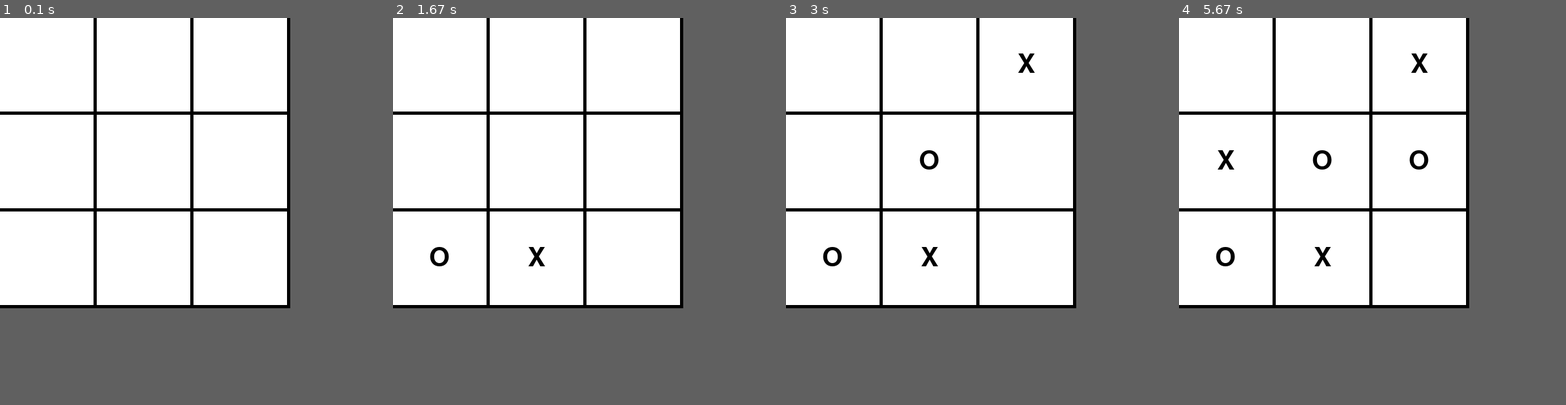
Above: before the commit, frames 1-4 (left to right).
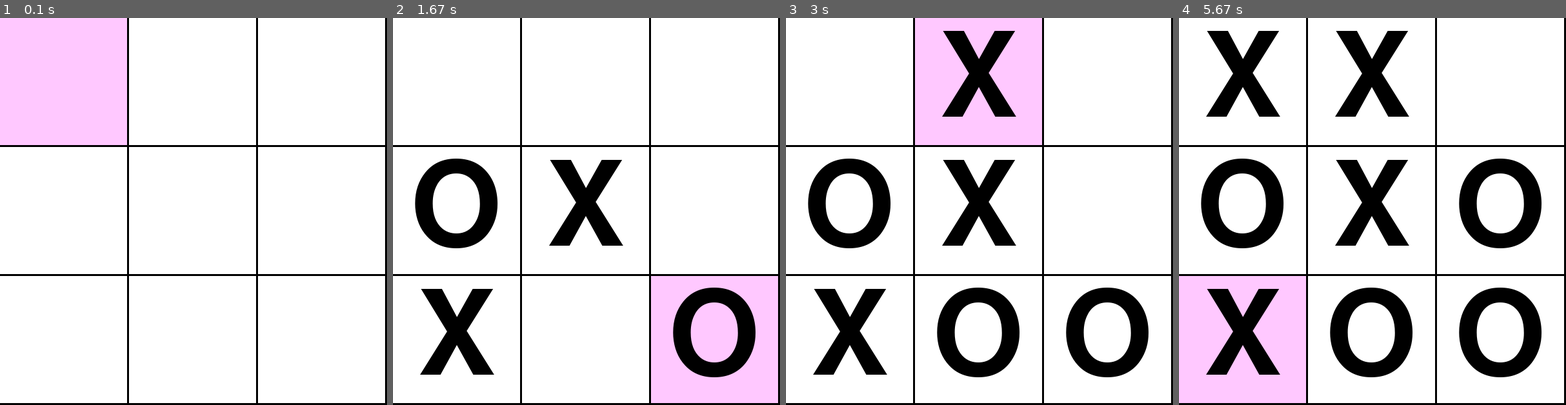
Above: after the commit, the same moments.

Repository: HampusEriksson/PyGames
Game: pygame game, started from threeinrow.py
Two runs of this game, one before a commit and one after it. Both use one fixed random seed, a clock stepped at 60 frames per second and the inputs below.
Inputs (mouse positions are in pixels of both pictures, inside the frame that each line leads up to):
- Up to frame 1 (0.1 s): no input
- Up to frame 2 (1.67 s): click (586, 211) at 0.38 s; click (493, 215) at 0.72 s; click (466, 304) at 1.05 s; click (725, 346) at 1.38 s
- Up to frame 3 (3 s): click (987, 79) at 1.72 s; click (960, 312) at 2.05 s; click (967, 145) at 2.38 s; click (925, 130) at 2.72 s
- Up to frame 4 (5.67 s): click (1473, 176) at 3.05 s; click (1248, 250) at 3.38 s; click (1507, 288) at 3.72 s; click (1260, 137) at 4.05 s; click (1387, 196) at 4.38 s; click (1260, 188) at 4.72 s; click (1314, 323) at 5.05 s; click (1256, 354) at 5.38 s
In our replay, the window is 450x450 before the commit and 600x600 after it. These sizes can differ from the game's own. Grey fills any space a smaller window leaves; there, only what the larger window draws over its background counts as a difference.

The runs differ from the first frame. In frame 1, 17% of the frame differs, in the area x 0-100%, y 0-100%; in frame 2, 23%; in frame 3, 28%; in frame 4, 32%.

Commit message:
Finished game

Diff:
--- a/threeconst.py
+++ b/threeconst.py
@@ -1,7 +1,8 @@
 import pygame
 
-WIDTH, HEIGHT = 450, 450
+WIDTH, HEIGHT = 600,600
 WHITE = (255, 255, 255)
+PINK = (255, 200, 255)
 BLACK = (0, 0, 0)
 RED = (255, 0, 0)
 YELLOW = (255, 255, 0)
@@ -9,6 +10,13 @@
 BOARD_SIZE = 3
 PLAYERMARKS = ["X", "O"]
 
+def flip(array):
+    newarray = [[[] for x in range(len(array))] for x in range(len(array))]
+    for row in range(len(array)):
+        for col in range(len(array)):
+            newarray[col][row] = array[row][col]
+
+    return newarray
 
 class Button():
     def __init__(self, color, x, y, width, height, text=''):
@@ -18,7 +26,7 @@
         self.width = width
         self.height = height
         self.text = text
-        self.font = pygame.font.SysFont('comicsans', 60)
+        self.font = pygame.font.SysFont('comicsans', 800//BOARD_SIZE)
 
 
     def draw(self, win):
@@ -32,7 +40,7 @@
                      (self.x + (self.width / 2 - text.get_width() / 2), self.y + (self.height / 2 - text.get_height() / 2)))
 
 
-    def isOver(self, pos, text):
+    def isClicked(self, pos, text):
 
         # Pos is the mouse position or a tuple of (x,y) coordinates
         if pos[0] > self.x and pos[0] < self.x + self.width:
@@ -42,3 +50,13 @@
                 return True
 
         return False
+
+    def isOver(self, pos):
+
+        # Pos is the mouse position or a tuple of (x,y) coordinates
+        if pos[0] > self.x and pos[0] < self.x + self.width:
+            if pos[1] > self.y and pos[1] < self.y + self.height:
+                self.color  = PINK
+                return
+
+        self.color = WHITE
--- a/threeinrow.py
+++ b/threeinrow.py
@@ -1,16 +1,13 @@
 import pygame
-import os
 from threeconst import *
-import numpy as np
 import time
 import sys
 
 pygame.font.init()
 pygame.init()
 
-# Skapar ett fönster
 WIN = pygame.display.set_mode((WIDTH, HEIGHT))
-pygame.display.set_caption("Three in row")
+pygame.display.set_caption(str(BOARD_SIZE) + " in a row")
 
 
 def draw_window(board):
@@ -20,56 +17,67 @@
 
     pygame.display.update()
 
+
 def checkwin(board):
 
     for row in board:
         if row[0].text != "" and len(set([x.text for x in row])) == 1:
             return True
 
-    for row in np.flip(board):
+    for row in flip(board):
         if row[0].text != "" and len(set([x.text for x in row])) == 1:
             return True
+
+    diag1 = [board[i][i].text for i in range(len(board))]
+    diag2 = [board[i][len(board) - 1 - i].text for i in range(len(board))]
+
+    if (diag1[0] != "" and len(set(diag1)) == 1) or (
+        diag2[0] != "" and len(set(diag2)) == 1
+    ):
+        return True
 
     return False
 
 
-
 def main():
-    buttons = []
     clock = pygame.time.Clock()
-    board = [["", "", ""], ["","",""], ["", "", ""]]
-    print(board)
+    board = [["" for x in range(BOARD_SIZE)] for x in range(BOARD_SIZE)]
     turn = 0
 
     game_over = False
 
-    for x in range(3):
-        for y in range(3):
-            print("Adding button")
-            board[x][y] = Button(WHITE, x*150, y*150, 145, 145)
-            #buttons.append(Button(WHITE, x*150, y*150, 145, 145))
-
+    for row in range(BOARD_SIZE):
+        for col in range(BOARD_SIZE):
+            board[row][col] = Button(
+                WHITE,
+                col * (WIDTH // BOARD_SIZE),
+                row * (HEIGHT // BOARD_SIZE),
+                WIDTH // BOARD_SIZE-3,
+                HEIGHT // BOARD_SIZE-3,
+            )
 
     while not game_over:
         clock.tick(FPS)
         for event in pygame.event.get():
             if event.type == pygame.QUIT:
-                run = False
                 pygame.quit()
                 sys.exit(0)
 
             if event.type == pygame.MOUSEBUTTONDOWN:
-
                 for row in board:
                     for cell in row:
-                        if cell.isOver(pygame.mouse.get_pos(),PLAYERMARKS[turn % 2]):
+                        if cell.isClicked(
+                            pygame.mouse.get_pos(), PLAYERMARKS[turn % 2]
+                        ):
                             turn += 1
                             game_over = checkwin(board)
+
+        for row in board:
+            for cell in row:
+                cell.isOver(pygame.mouse.get_pos())
 
         draw_window(board)
 
 
-
-
 if __name__ == "__main__":
     main()
